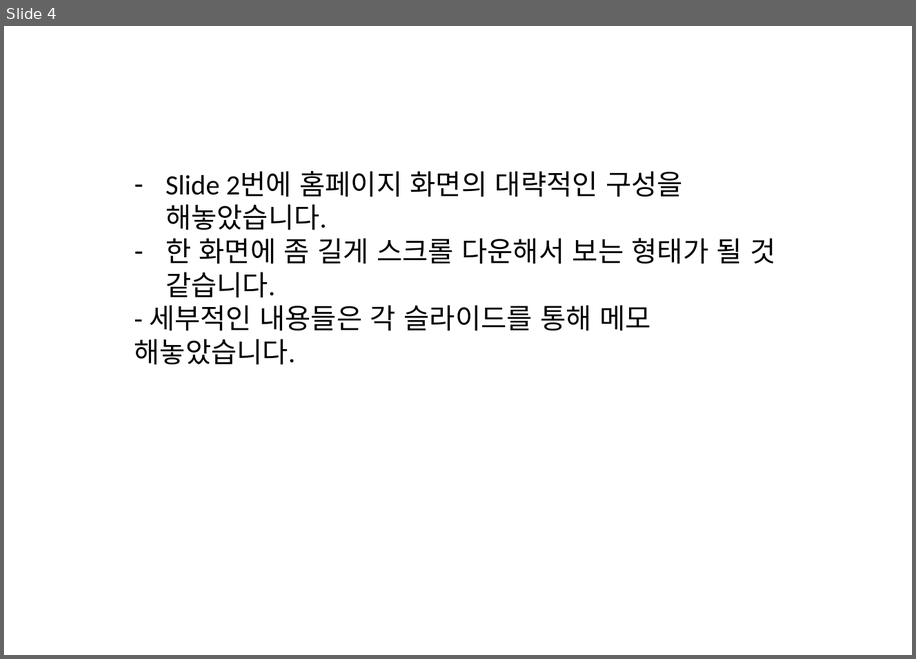
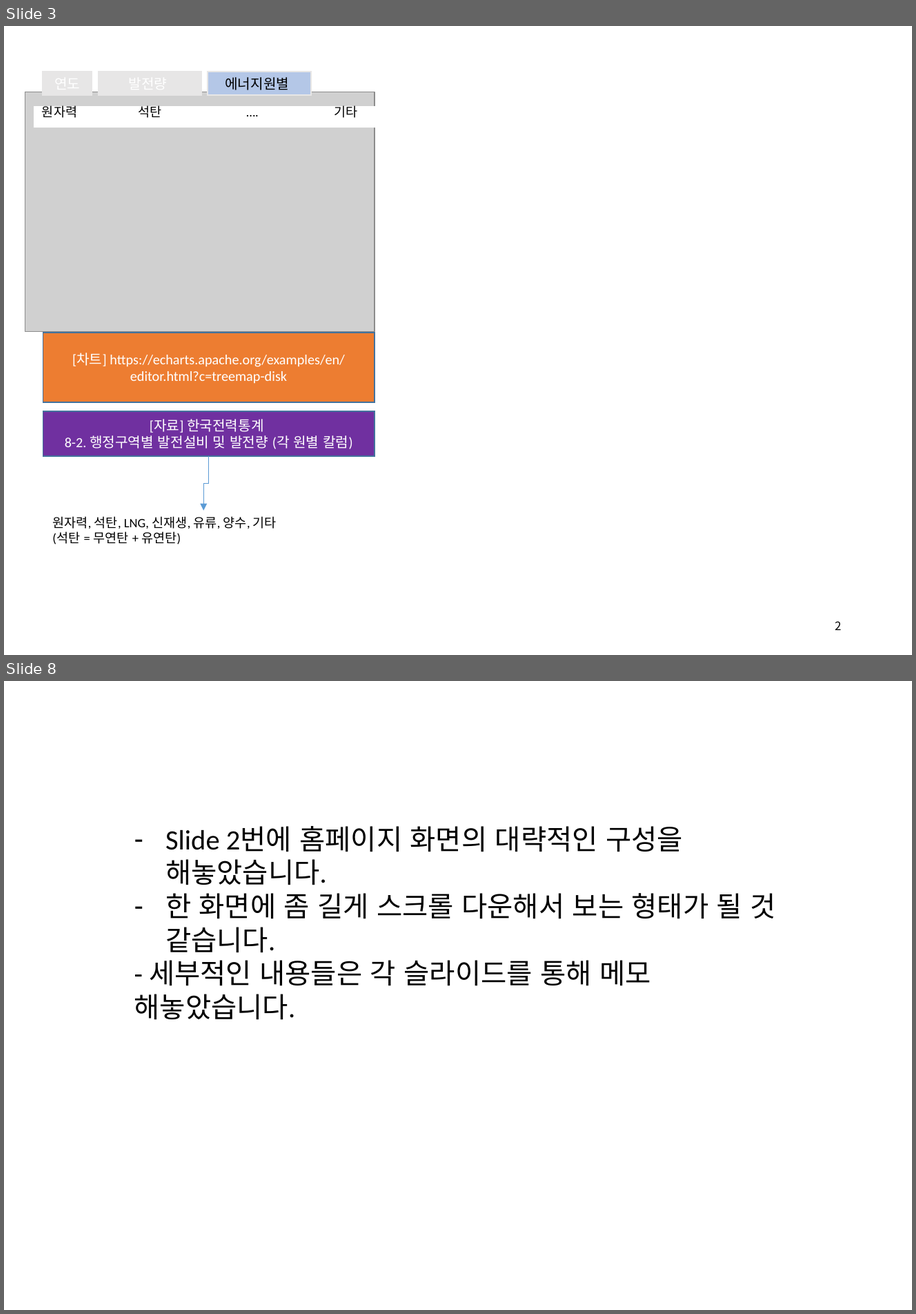
Before and after one commit to meandthey/platForm, a slide deck: 전력공급/전력공급현황_화면구성.pptx. Shown one above the other, each under a label of ours: slide 4 before the commit, slides 3 and 8 after it; the slides between them are not shown. The pictures are 916x659 and 916x1314 pixels, drawn with LibreOffice and Linux fonts; fonts in the diff are those of the drawing; grey boxes stand for pictures. Boxes give left, top, right and bottom in pixels: in the first picture for what was removed or moved away, otherwise in the second. Text is boxed around its words. In the diff, an @@ line names an element or a change of style, - is before the commit and + after.

```diff
--- a/전력공급/전력공급현황_화면구성.pptx
+++ b/전력공급/전력공급현황_화면구성.pptx
@@ slide 3 added at <box>4,26,912,655</box>, background #FFFFFF @@
@@ rectangle added at <box>43,72,92,95</box>, fill #E7E6E6, outline #E7E6E6 1 pt @@
@@ rectangle added at <box>98,72,201,95</box>, fill #E7E6E6, outline #E7E6E6 1 pt @@
@@ rectangle added at <box>208,72,311,95</box>, fill #B4C7E7, outline #E7E6E6 1 pt, 12 pt, text #000000 @@
+에너지원별
@@ picture added at <box>25,92,375,331</box> @@
@@ rectangle added at <box>34,107,383,128</box>, fill #FFFFFF @@
@@ text added at <box>42,103,77,118</box>, 11 pt, text #000000 @@
+원자력
@@ text added at <box>138,103,161,118</box>, 11 pt, text #000000 @@
+석탄
@@ text added at <box>238,100,301,124</box>, 11 pt, text #000000 @@
+….
@@ text added at <box>335,103,358,118</box>, 11 pt, text #000000 @@
+기타
@@ rectangle added at <box>43,332,375,401</box>, fill #ED7D31, outline #43739E 1 pt, 12 pt, text #FFFFFF @@
+[차트] https://echarts.apache.org/examples/en/editor.html?c=treemap-disk
@@ rectangle added at <box>43,411,375,456</box>, fill #7030A0, outline #43739E 1 pt, 12 pt, text #FFFFFF @@
+[자료] 한국전력통계
+8-2. 행정구역별 발전설비 및 발전량 (각 원별 칼럼)
@@ elbow arrow added from (208, 456) to (203, 510), #5B9BD5 0.5 pt @@
@@ text added at <box>52,516,277,544</box>, 11 pt, text #000000 @@
+원자력, 석탄, LNG, 신재생, 유류, 양수, 기타
+(석탄 = 무연탄 + 유연탄)
@@ page number added at <box>835,621,841,630</box>, 10 pt, text #000000 @@
+2
@@ what was slide 4 is now slide 8 @@
```
Also in this commit, not shown: 6 other slides added, 4 slides removed, 3 other files.
